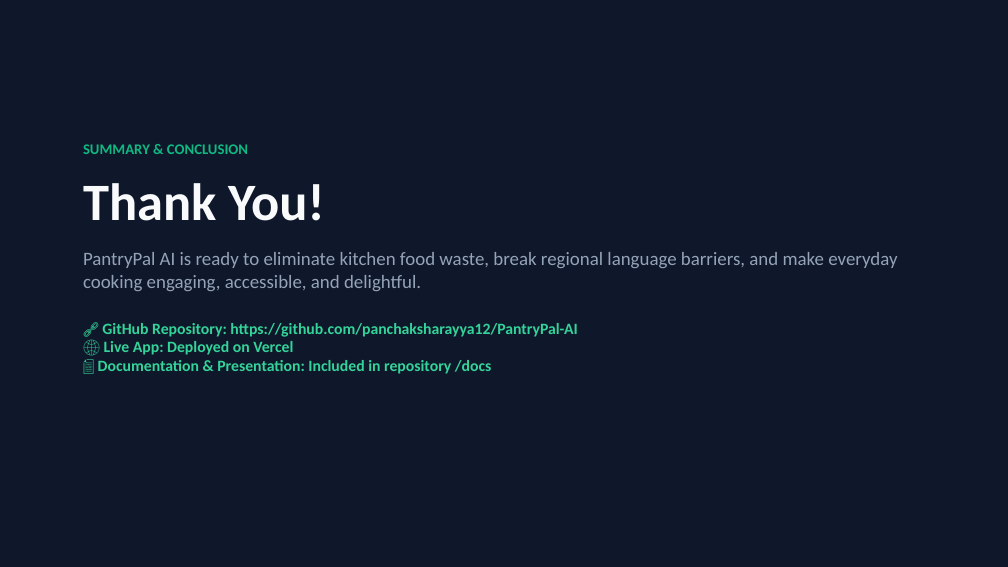
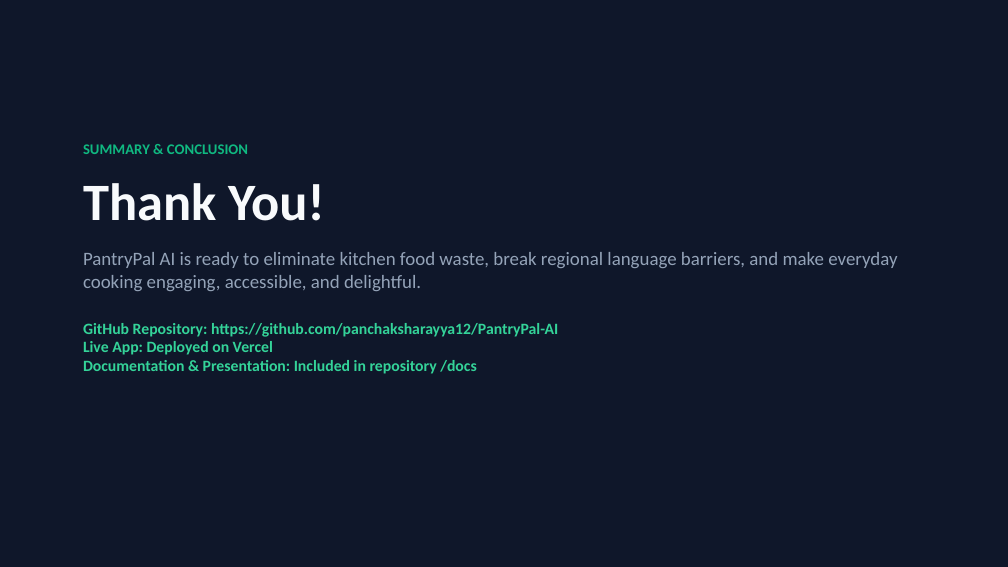
Before and after one commit to panchaksharayya12/PantryPal-AI, a slide deck: slide 12 of docs/PantryPal-AI-Presentation.pptx. Drawn at 1008x567 pixels with LibreOffice and Linux fonts; fonts in the diff are those of the drawing. Boxes give left, top, right and bottom in pixels: in the first picture for what was removed or moved away, otherwise in the second. Text is boxed around its words. In the diff, an @@ line names an element or a change of style, - is before the commit and + after.

Commit message:
refactor: remove all emojis across UI components, localization, and documentation

```diff
--- a/docs/PantryPal-AI-Presentation.pptx
+++ b/docs/PantryPal-AI-Presentation.pptx
@@ text at (x1=83, y1=323, x2=558, y2=374): text changed @@
-🔗 GitHub Repository: https://github.com/panchaksharayya12/PantryPal-AI
-🌐 Live App: Deployed on Vercel
-📄 Documentation & Presentation: Included in repository /docs
+GitHub Repository: https://github.com/panchaksharayya12/PantryPal-AI
+Live App: Deployed on Vercel
+Documentation & Presentation: Included in repository /docs
```
Also in this commit, not shown: 16 other files.
